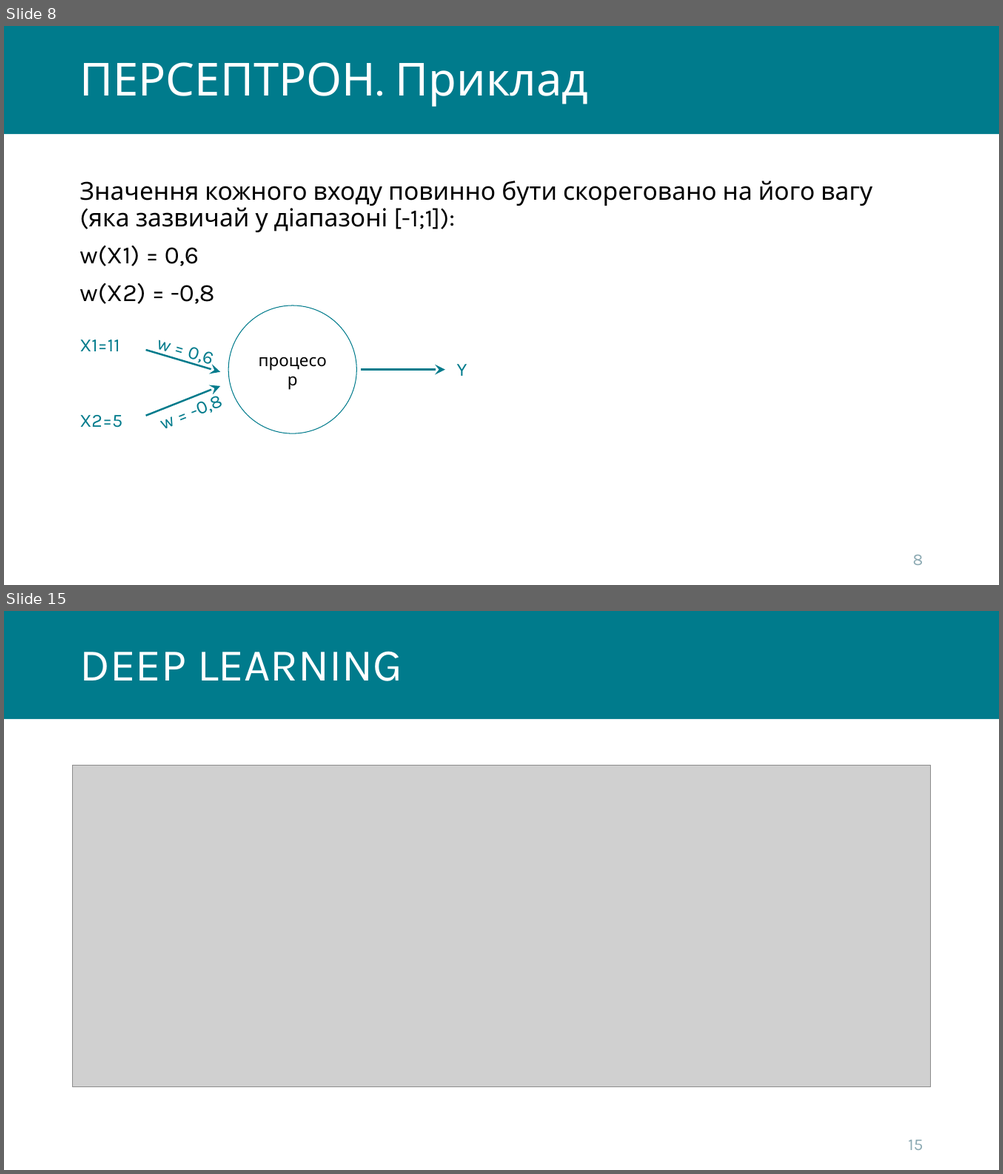
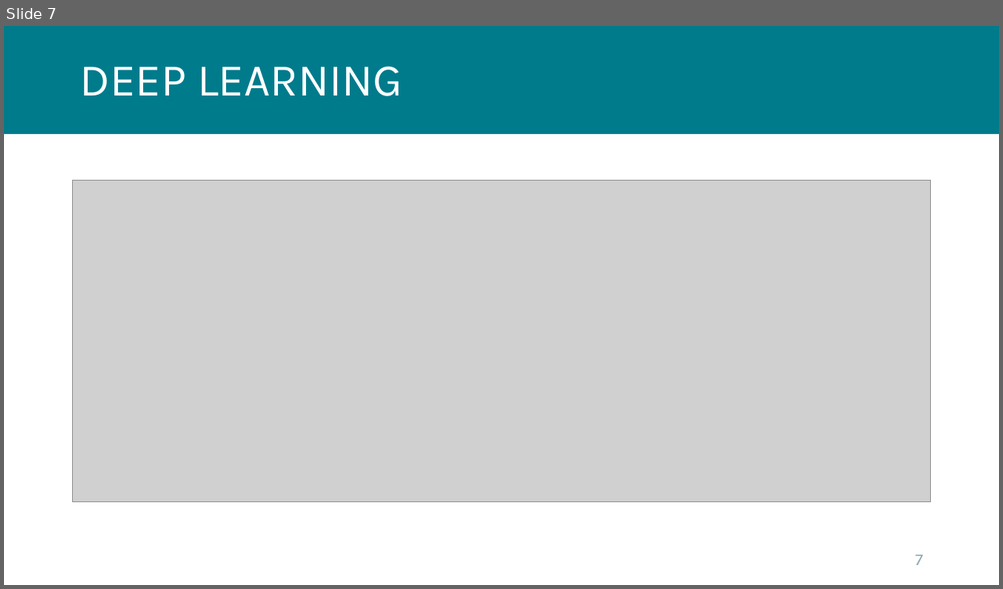
Before and after one commit to kleban/r-course-eng, a slide deck: pptx/071_Neural_Networks.pptx. Shown one above the other, each under a label of ours: slides 8 and 15 before the commit, slide 7 after it; the slides between them are not shown. The pictures are 1003x1174 and 1003x589 pixels, drawn with LibreOffice and Linux fonts; fonts in the diff are those of the drawing; grey boxes stand for pictures; background and template pictures are left out. Boxes give left, top, right and bottom in pixels: in the first picture for what was removed or moved away, otherwise in the second. Text is boxed around its words. In the diff, an @@ line names an element or a change of style, - is before the commit and + after.

```diff
--- a/pptx/071_Neural_Networks.pptx
+++ b/pptx/071_Neural_Networks.pptx
@@ slide 8 removed at [4,26,999,585], background #FFFFFF; not listed: 1 template element that a slide beside it also shows @@
@@ title removed at [79,62,588,107] @@
-ПЕРСЕПТРОН. Приклад
@@ text removed at [79,181,872,304] @@
-Значення кожного входу повинно бути скореговано на його вагу (яка зазвичай у діапазоні [-1;1]):
-w(X1) = 0,6
-w(X2) = -0,8
@@ ellipse removed at [228,306,357,434] @@
-процесор
@@ text removed at [79,340,119,352] @@
-X1=11
@@ arrow removed from (146, 351) to (220, 372) @@
@@ text removed at [156,340,211,366] @@
-w = 0,6
@@ arrow removed from (361, 370) to (445, 370) @@
@@ text removed at [457,364,467,376] @@
-Y
@@ arrow removed from (146, 416) to (220, 386) @@
@@ text removed at [193,394,223,414] @@
-w = -0,8
@@ text removed at [79,415,122,428] @@
-X2=5
@@ page number removed at [913,555,923,565] @@
-8
@@ what was slide 15 is now slide 7 @@
@@ page number at [915,555,922,565]: text changed @@
-15
+7
```
Also in this commit, not shown: 2 slides changed, 6 slides added, 14 other slides removed, 5 other files.
